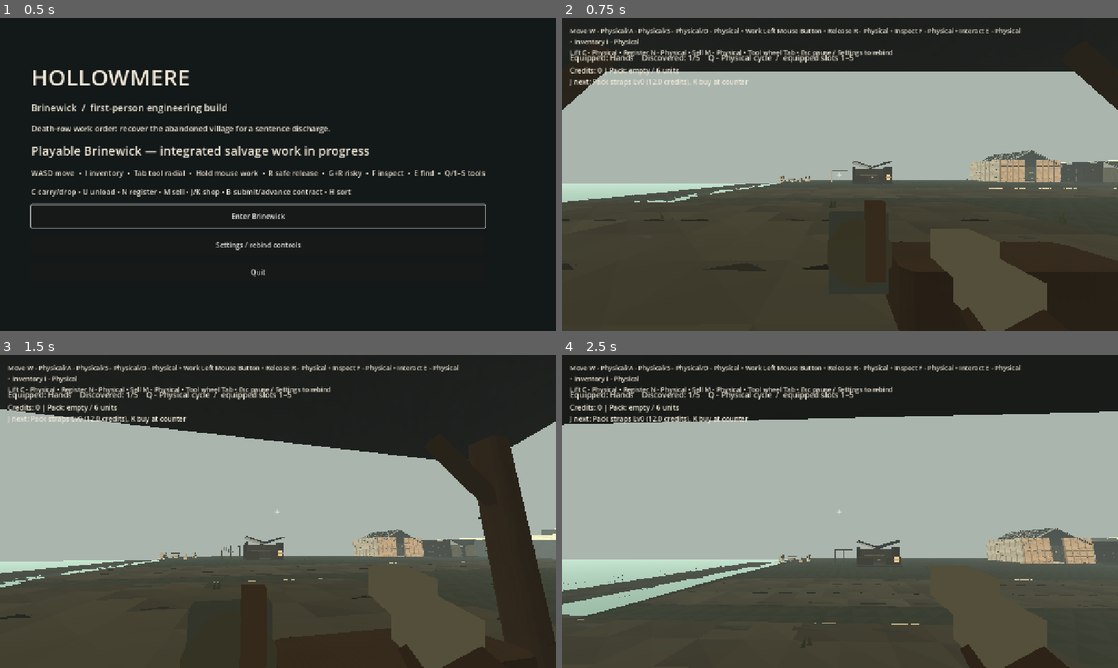
Above: before the commit, frames 1-4 (two rows, left to right).
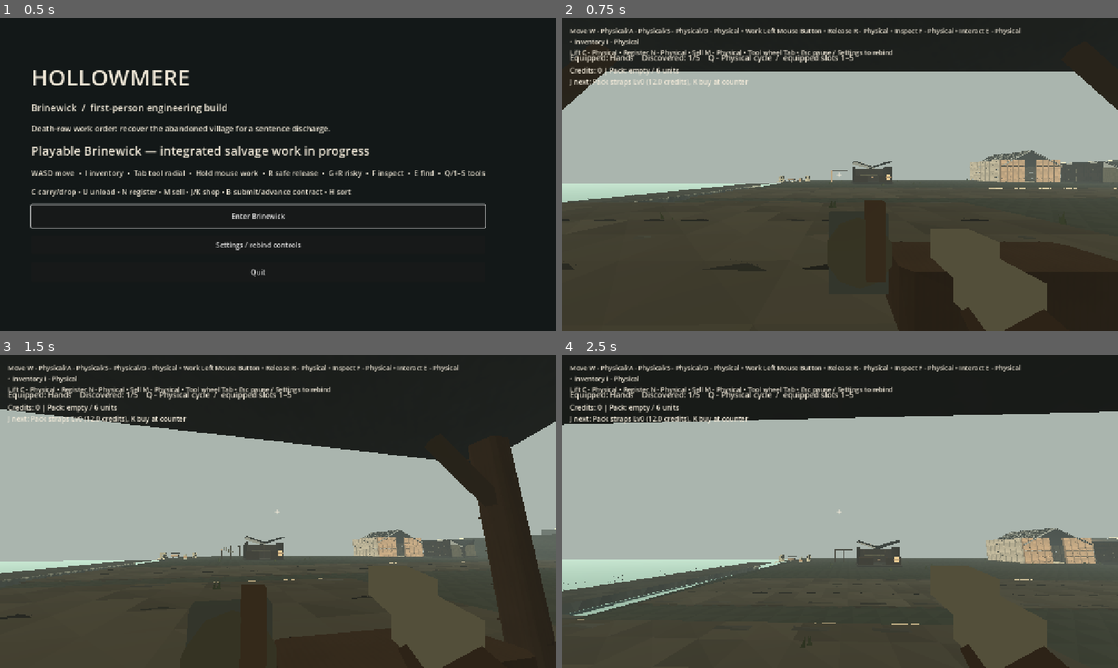
Above: after the commit, the same moments.

Repository: squwillsmith-ship-it/Hollowmere-0.2
Game: Godot game, scene res://scenes/main.tscn
Two runs of this game, one before a commit and one after it. Both use one fixed random seed, a clock stepped at 60 frames per second and the inputs below.
Inputs (mouse positions are in pixels of both pictures, inside the frame that each line leads up to):
- Up to frame 1 (0.5 s): no input
- Up to frame 2 (0.75 s): click "Enter Brinewick" at 0.5 s
- Up to frame 3 (1.5 s): tap Enter at 1.25 s; move the mouse to (305, 511) at 1.27 s; hold W (hm_forward) from 1.28 s (still down); hold E (hm_find_tool) from 1.28 s (still down); click (305, 511) at 1.42 s
- Up to frame 4 (2.5 s): keep holding W (hm_forward); tap Space (hm_jump) at 1.52, 2.27 s; move the mouse to (812, 511) at 2.02 s; release E (hm_find_tool) at 2.03 s; tap F (hm_inspect) at 2.1 s

Frame 1 is identical in both runs. In frame 2, 0.1% of the frame differs, in the area x 13-100%, y 45-59%; in frame 3, 0.4%; in frame 4, 0.9%, in the area x 0-96%, y 63-84%.

Commit message:
fix(g1): materialize cliff and haul-route nodes instead of escaped comment text

Diff:
--- a/game/scripts/world/hm_brinewick_blockout.gd
+++ b/game/scripts/world/hm_brinewick_blockout.gd
@@ -86,7 +86,11 @@
 	# blocking the gradual cart route.
 	_box(terraces,"UpperNorth",Vector3(54.5,9,38),Vector3(92.75,3.5,-27),Color("706e5b"))
 	_box(terraces,"UpperSouth",Vector3(54.5,9,38),Vector3(92.75,3.5,27),Color("716e5b"))
-	# Join the upper plateau to the lower village on both sides of the\n\t# existing cart-road cutting, using walkable, independent rock colliders.\n\tterraces.add_child(HMHarbourTerrainG1.create_bluff("UpperNorthTransition",-46.0,-8.0))\n\tterraces.add_child(HMHarbourTerrainG1.create_bluff("UpperSouthTransition",8.0,46.0))\n\t# A narrow cut through the north headland provides a real, collision-open
+	# Join the upper plateau to the lower village on both sides of the
+	# existing cart-road cutting, using walkable, independent rock colliders.
+	terraces.add_child(HMHarbourTerrainG1.create_bluff("UpperNorthTransition",-46.0,-8.0))
+	terraces.add_child(HMHarbourTerrainG1.create_bluff("UpperSouthTransition",8.0,46.0))
+	# A narrow cut through the north headland provides a real, collision-open
 	# chapel undercroft approach. The retained three masses occupy exactly the
 	# original overall headland envelope outside that authored corridor.
 	_box(terraces,"HeadlandNorth",Vector3(6.8,14,40),Vector3(122.4,6,-27),Color("686b5c"))
@@ -122,7 +126,14 @@
 	_box(roads,"LandingApproach",Vector3(25,0.3,12),Vector3(-24,2.12,13),Color("8a7f6a"))
 	# Persistent boatyard/quay platforms are never mistaken for reclaimable buildings.
 	_box(roads,"PermanentQuayPad",Vector3(11,1.0,14),Vector3(-34,0.65,10),Color("858276"))
-	# G1 continuous walking grade meets the existing quay, warehouse and cottage.\n\t# This route does not create an interactive or salvageable component.\n\tvar harbour_route := Node3D.new()\n\tharbour_route.name = "HarbourG1Route"\n\tadd_child(harbour_route)\n\tharbour_route.add_child(HMHarbourTerrainG1.create_haul_path())\n\tharbour_route.add_child(HMHarbourTerrainG1.create_quay_revetment())\n\t# Remaining historical scene-art skins serve the untouched districts.
+	# G1 continuous walking grade meets the existing quay, warehouse and cottage.
+	# This route does not create an interactive or salvageable component.
+	var harbour_route := Node3D.new()
+	harbour_route.name = "HarbourG1Route"
+	add_child(harbour_route)
+	harbour_route.add_child(HMHarbourTerrainG1.create_haul_path())
+	harbour_route.add_child(HMHarbourTerrainG1.create_quay_revetment())
+	# Remaining historical scene-art skins serve the untouched districts.
 	# layout, roads, story targets or material registrations.
 	var ground_art := HMCoastalGroundArt.new()
 	ground_art.name = "BrinewickFacetedGroundArt"
